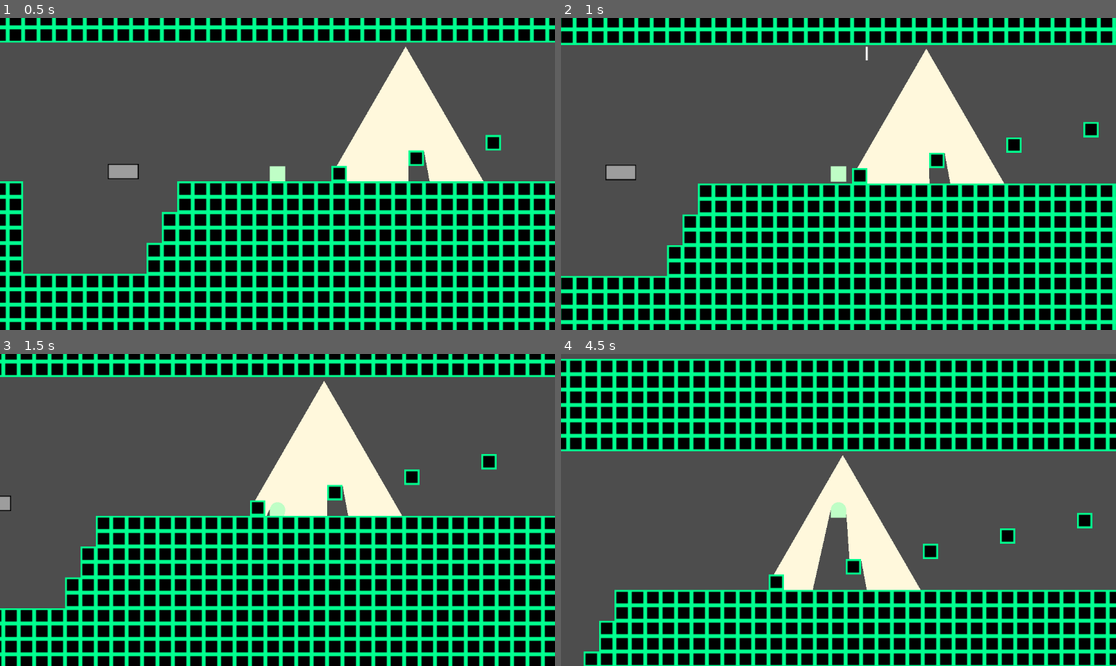
Above: before the commit, frames 1-4 (two rows, left to right).
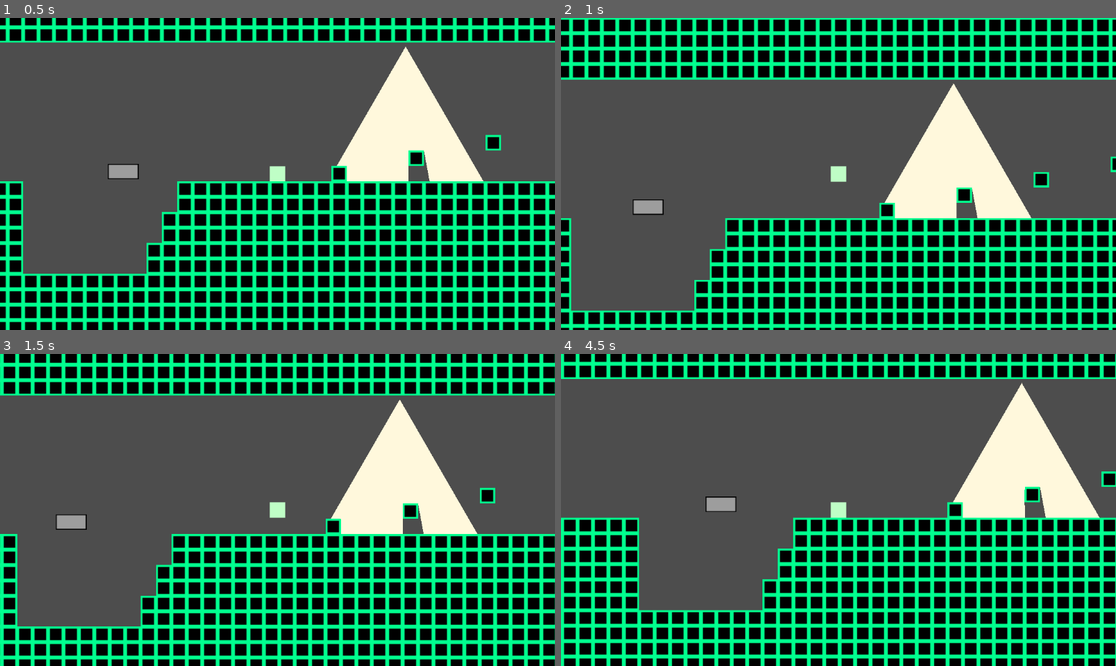
Above: after the commit, the same moments.

Repository: mtthwm/Godot-Platformer
Game: Godot game, scene res://Scenes/PlayerExperimentation.tscn
Same seed, same stepped clock (60 frames per second), same inputs: the game is played once before the commit and once after it.
Inputs:
- Up to frame 1 (0.5 s): no input
- Up to frame 2 (1 s): hold D (move_right) from 0.53 s (still down); hold Shift (move_grapple) from 0.53 s (still down); tap Space (move_jump) at 0.77, 0.8 s
- Up to frame 3 (1.5 s): tap Space (move_jump) at 1.07, 1.35 s; release D (move_right) at 1.28 s; release Shift (move_grapple) at 1.28 s; hold A (move_left) from 1.28 s (still down)
- Up to frame 4 (4.5 s): tap Space (move_jump) at 1.52, 1.82, 2.3, 3.02, 3.32 s; tap Shift (move_grapple) at 1.55, 2.85, 4.35 s; release A (move_left) at 2.03 s; hold Shift (move_grapple) 2.03-2.78 s; hold D (move_right) 2.03-3.53 s; hold Space (move_jump) 3.53-4.28 s; hold A (move_left) from 3.53 s (still down)

Frame 1 is identical in both runs. In frame 2, 54% of the frame differs, in the area x 0-100%, y 0-100%; in frame 3, 48%; in frame 4, 73%.

Commit message:
Improve Grappling

Diff:
--- a/Script/PlayerMovement.gd
+++ b/Script/PlayerMovement.gd
@@ -18,6 +18,7 @@
 @export var crosshair: Node2D;
 @export var grappleSpeed = 16;
 @export var minGrappleTileLength = 2
+@export var maxGrappleAngle = 70;
 
 enum MOVE_LOCK_TYPE {
 	BOTH,
@@ -41,6 +42,7 @@
 var _remainingJumps: int;
 var _timeSincePress = 0;
 var _hasJumpedThisButtonPress = false;
+var _hasGrappledThisButtonPress = false;
 var _hasWallJumped = false;
 var _wallTimer = CooldownTimer.new(0.4);
 
@@ -135,10 +137,11 @@
 			var query = PhysicsRayQueryParameters2D.create(global_position, _grapplePoint);
 			var result = space_state.intersect_ray(query);
 
-			if result && position.distance_to(result.position) > minGrappleTileLength * tilesize:
+			if !_hasGrappledThisButtonPress && result && position.distance_to(result.position) > minGrappleTileLength * tilesize:
 				crosshair.modulate = Color(1, 1, 1);
 				_grapplePoint = result.position;
 				_grappling = true;
+				_hasGrappledThisButtonPress = true;
 				_remainingJumps = extraJumps;
 				_lock_movement(5, MOVE_LOCK_TYPE.BOTH);
 
@@ -149,11 +152,15 @@
 	else:
 		crosshair.hide();
 		_unlock_movement(3, MOVE_LOCK_TYPE.BOTH);
+		_hasGrappledThisButtonPress = false;
 
 	if _grappling:
 		crosshair.set_global_position(_grapplePoint);
 		var touchingAnything: bool = (groundCheck.isGrounded || leftWallChecker.isGrounded || rightWallChecker.isGrounded || ceilingChecker.isGrounded);
-		if touchingAnything || !Input.is_action_pressed("move_grapple") || Input.is_action_pressed("move_jump"):
+		var grappleAngle = abs(Vector2.UP.angle_to((_grapplePoint - global_position).normalized()));
+		print_debug(rad_to_deg(grappleAngle));
+		var maxAngleExceeded = grappleAngle > deg_to_rad(maxGrappleAngle);
+		if maxAngleExceeded || touchingAnything || !Input.is_action_pressed("move_grapple") || Input.is_action_pressed("move_jump"):
 			_grappling = false;
 			_unlock_movement(5, MOVE_LOCK_TYPE.BOTH);
 			_grappling = false;
